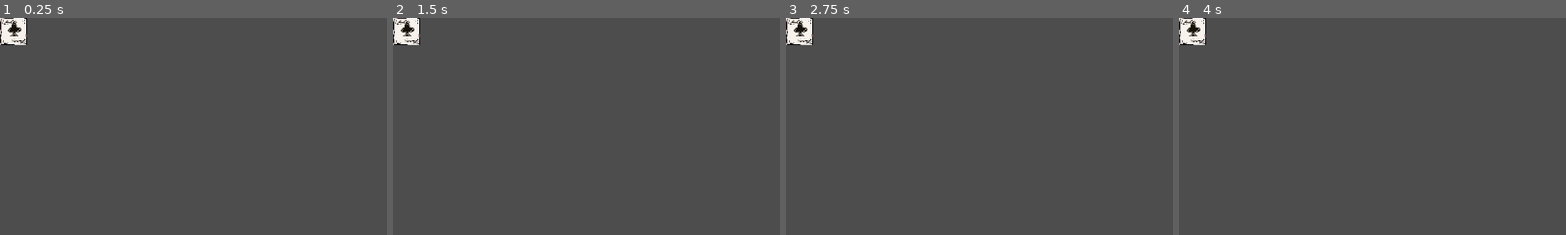
Above: before the commit, frames 1-4 (left to right).
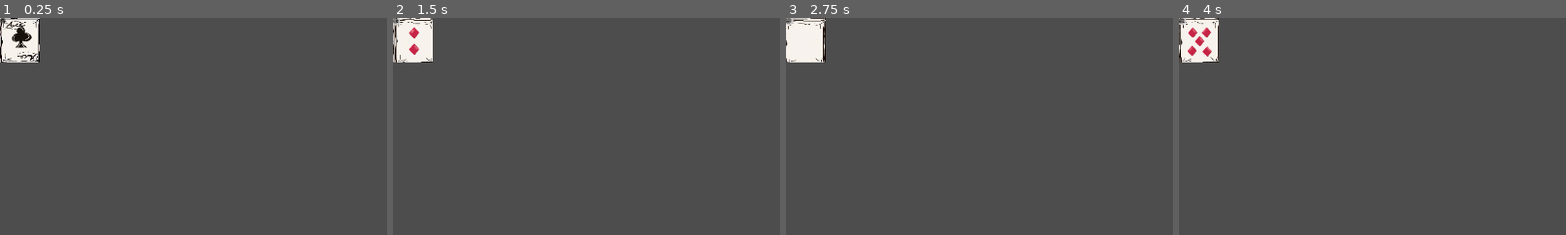
Above: after the commit, the same moments.

Repository: RobDot20/2D-Blackjack-Game
Game: Godot game, scene res://src/scenes/card_ui.tscn
Same seed, same stepped clock (60 frames per second), same inputs: the game is played once before the commit and once after it. This scene is started directly instead of the project's main scene.
Inputs (mouse positions are % of the whole screen's width and height, from its top left):
- Up to frame 1 (0.25 s): no input
- Up to frame 2 (1.5 s): click (0, 1) at 0.52 s; click (0, 1) at 1.27 s
- Up to frame 3 (2.75 s): click (0, 1) at 2.02 s
- Up to frame 4 (4 s): tap Enter at 2.75 s; tap Space at 3.5 s
The pictures show only the part of the screen within x 0-50%, y 0-50%; the shares and areas given below are measured in that part.

The runs differ from the first frame. In frame 1, 1.8% of the frame differs, in the area x 0-11%, y 0-21%; in frame 2, 1.8%; in frame 3, 1.7%; in frame 4, 1.7%.

Commit message:
apare carte pe ecran!!!!

Diff:
--- a/src/scenes/card_ui.tscn
+++ b/src/scenes/card_ui.tscn
@@ -4,8 +4,17 @@
 [ext_resource type="Script" uid="uid://ctsnjmi2v0cyn" path="res://src/scripts/cardui.gd" id="2_afmt2"]
 
 [node name="CardUI" type="NinePatchRect"]
-offset_right = 40.0
-offset_bottom = 40.0
+offset_right = 59.0
+offset_bottom = 66.0
 texture = ExtResource("1_icpdg")
 region_rect = Rect2(24, 32, 616, 824)
 script = ExtResource("2_afmt2")
+
+[node name="Timer" type="Timer" parent="."]
+
+[node name="Button" type="Button" parent="."]
+layout_mode = 0
+offset_right = 8.0
+offset_bottom = 8.0
+
+[connection signal="pressed" from="Button" to="." method="_on_button_pressed"]
--- a/src/scripts/cardui.gd
+++ b/src/scripts/cardui.gd
@@ -1,6 +1,3 @@
-extends NinePatchRect
-
-@export var card_data : PlayingCard
 
 #vreau sa iau fiecare cifra si litera si sa le dau preload aici in scriptul asta ca sa schimb in functie de ce
 #carte primeste in export
@@ -8,3 +5,30 @@
 #carte in parte, dar se poate scripta si asta daca nu reusim ig
 #ar fi o idee sa transformam toate zonele albe dintre carti in spatiu gol sa ramanem doar cu desenele si dupa le
 #dam load
+extends NinePatchRect
+
+@onready var sprite: Sprite2D = $Sprite2D
+@onready var button: Button = $Button
+
+# Load your sprite sheet
+var deck_texture: Texture2D = preload("res://assets/cards/Cards_sheet.jpg")
+
+# Size of each card in the sheet (in pixels)
+const CARD_WIDTH = 616.0
+const CARD_HEIGHT = 824.0
+
+# Number of columns and rows in the sheet
+const COLS = 13
+const ROWS = 4
+
+func _ready():
+	texture = deck_texture
+	#region_enabled = true
+
+func _on_button_pressed():
+	var col = randi() % COLS
+	print(col)
+	print("apasat")
+	var row = randi() % ROWS
+	print(row)
+	region_rect = Rect2(col * CARD_WIDTH, row * CARD_HEIGHT, CARD_WIDTH, CARD_HEIGHT)
